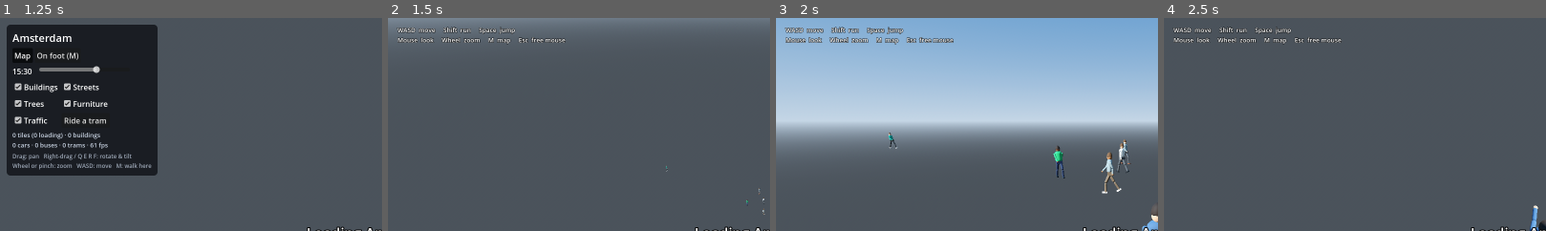
Above: before the commit, frames 1-4 (left to right).
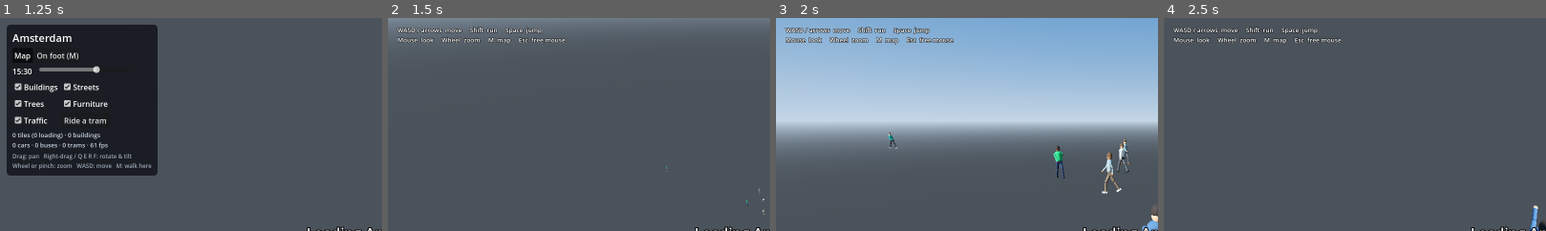
Above: after the commit, the same moments.

Repository: SimonAlkemade/GrandTheftAmsterdam
Game: Godot game, scene res://main.tscn
Same seed, same stepped clock (60 frames per second), same inputs: the game is played once before the commit and once after it.
Inputs (mouse positions are % of the whole screen's width and height, from its top left):
- Up to frame 1 (1.25 s): click "Map" at 0.5 s
- Up to frame 2 (1.5 s): click "On foot (M)" at 1.25 s
- Up to frame 3 (2 s): no input
- Up to frame 4 (2.5 s): tap Enter at 2 s; move the mouse to (55, 50) at 2.02 s; hold W from 2.03 s (still down); hold R from 2.03 s (still down); click (55, 50) at 2.17 s; tap Space at 2.27 s
The pictures show only the part of the screen within x 0-50%, y 0-50%; the shares and areas given below are measured in that part.

Frame 1 is identical in both runs. In frame 2, 0.6% of the frame differs, in the area x 7-41%, y 4-8%; in frame 3, 0.7%; in frame 4, 0.5%.
Error in both runs: Invalid access to property or key 'start' on a base object of type 'Dictionary'. (res://scripts/city_streamer.gd:77)

Commit message:
Walk with the arrow keys as well as WASD
Co-Authored-By: Claude Opus 5.5 <noreply@anthropic.com>
Claude-Session: https://claude.ai/code/session_0174eAwEirSKheqdjJ9PpWfc

Diff:
--- a/godot-city/scripts/main.gd
+++ b/godot-city/scripts/main.gd
@@ -244,7 +244,7 @@
 	mm.visible = false
 	ui.minimap = mm
 	var hint := Label.new()
-	hint.text = "WASD  move     Shift  run     Space  jump\nMouse  look     Wheel  zoom     M  map     Esc  free mouse"
+	hint.text = "WASD / arrows  move     Shift  run     Space  jump\nMouse  look     Wheel  zoom     M  map     Esc  free mouse"
 	hint.add_theme_font_size_override("font_size", 13)
 	hint.add_theme_color_override("font_outline_color", Color(0, 0, 0, 0.8))
 	hint.add_theme_constant_override("outline_size", 4)
@@ -268,7 +268,7 @@
 func _help() -> void:
 	ui.help.text = ("Drag: pan   Right-drag / Q E R F: rotate & tilt\nWheel or pinch: zoom   WASD: move   M: walk here"
 		if mode == "map" else
-		"WASD: walk   Shift: run   Space: jump\nMouse: look   Wheel: camera distance   Esc: mouse   M: map")
+		"WASD / arrows: walk   Shift: run   Space: jump\nMouse: look   Wheel: camera distance   Esc: mouse   M: map")
 
 
 func _set_mode(m: String) -> void:
--- a/godot-city/scripts/walker.gd
+++ b/godot-city/scripts/walker.gd
@@ -1,5 +1,5 @@
 extends CharacterBody3D
-## On foot. WASD to walk (relative to the camera), Shift to run, Space to
+## On foot. WASD or the arrow keys to walk (relative to the camera), Shift to run, Space to
 ## jump, mouse to look (captured), wheel to zoom the camera. Walls stop you;
 ## canals have no floor, so you fall in and swim, and climb out at a quay.
 ## Pedestrians walk the streets around you.
@@ -98,8 +98,10 @@
 func _physics_process(delta: float) -> void:
 	if not active:
 		return
-	var ix := float(Input.is_physical_key_pressed(KEY_D)) - float(Input.is_physical_key_pressed(KEY_A))
-	var iz := float(Input.is_physical_key_pressed(KEY_S)) - float(Input.is_physical_key_pressed(KEY_W))
+	var key := func(k: Key, alt: Key) -> float:
+		return 1.0 if Input.is_physical_key_pressed(k) or Input.is_physical_key_pressed(alt) else 0.0
+	var ix: float = key.call(KEY_D, KEY_RIGHT) - key.call(KEY_A, KEY_LEFT)
+	var iz: float = key.call(KEY_S, KEY_DOWN) - key.call(KEY_W, KEY_UP)
 	var inp := Vector2(ix, iz).limit_length(1.0)
 	var run := Input.is_physical_key_pressed(KEY_SHIFT)
 	var swimming := state == "swim"
Not shown, changed: godot-city/README.md
